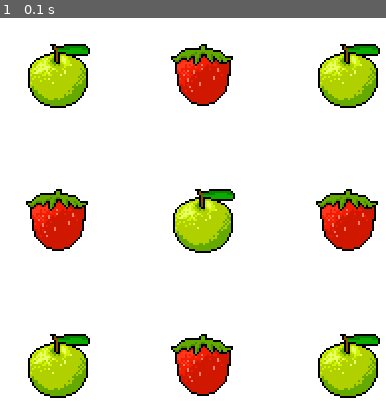
Above: before the commit, frame 1.
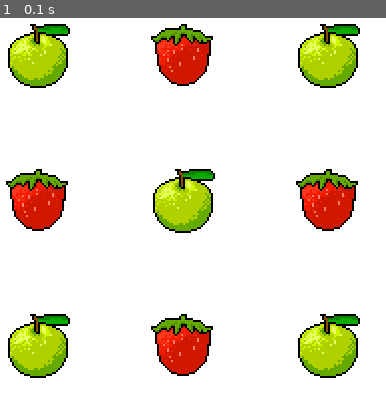
Above: after the commit, the same moment.

Repository: Joshkaki00/pygame-tutorial
Game: pygame game, started from game.py
Same seed, same stepped clock (60 frames per second), same inputs: the game is played once before the commit and once after it.
Inputs:
- Up to frame 1 (0.1 s): no input

The runs differ from the first frame. In frame 1, 27% of the frame differs, in the area x 1-99%, y 1-99%.

Commit message:
updated pygame

Diff:
--- a/game.py
+++ b/game.py
@@ -23,7 +23,7 @@
 strawberry_image = 'strawberry.png'
 
 # Grid setup
-start_x, start_y = 95, 95
+start_x, start_y = 75, 75
 spacing = 145
 
 # List to hold all GameObjects on grid
